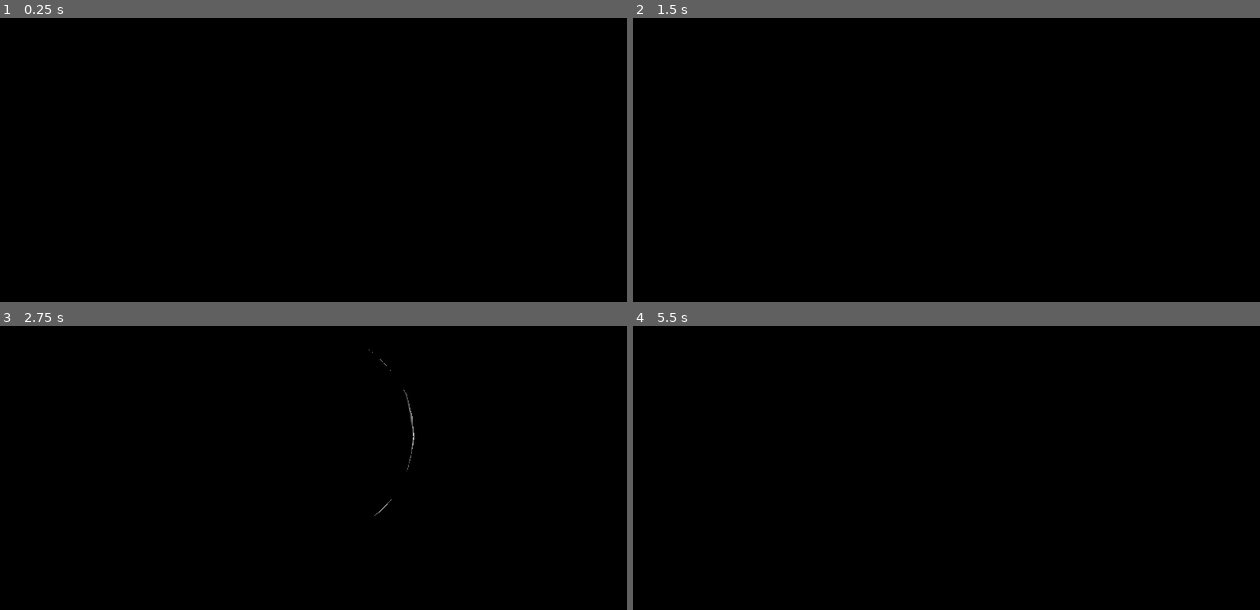
Above: before the commit, frames 1-4 (two rows, left to right).
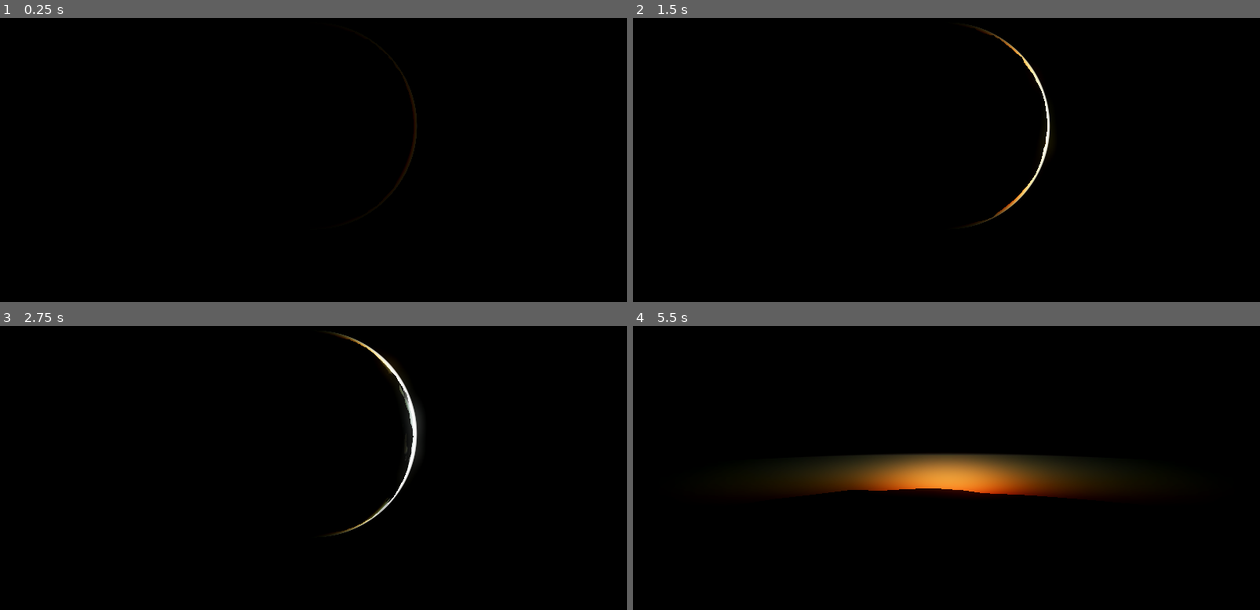
Above: after the commit, the same moments.

Repository: Dimev/Realistic-Atmosphere-Godot-and-UE4
Game: Godot game, scene res://Demo.tscn
The game is run twice, just before and just after one commit, with the same random seed, the same clock (stepped at 60 frames per second) and the same inputs.
Inputs:
- Up to frame 1 (0.25 s): no input
- Up to frame 2 (1.5 s): no input
- Up to frame 3 (2.75 s): no input
- Up to frame 4 (5.5 s): tap Enter at 3.5 s; tap Space at 4.25 s

The runs differ from the first frame. In frame 1, 0.2% of the frame differs, in the area x 63-67%, y 19-59%; in frame 2, 0.4%; in frame 3, 0.8%; in frame 4, 6.5%, in the area x 22-78%, y 45-61%.

Commit message:
Changes for godot 4.0

Diff:
--- a/godot/Atmosphere Showcase/Atmosphere/atmosphere_v2.gdshader
+++ b/godot/Atmosphere Showcase/Atmosphere/atmosphere_v2.gdshader
@@ -1,6 +1,8 @@
 shader_type spatial;
 render_mode blend_mix, depth_test_disabled, unshaded;
 
+uniform sampler2D DEPTH_TEXTURE: hint_depth_texture, filter_linear_mipmap;
+// Parameters
 uniform vec3 light_intensity = vec3(20.0); // how bright the light is, affects the brightness of the atmosphere
 uniform float planet_radius = 26.0; // the radius of the planet
 uniform float atmo_radius = 32.0; // the radius of the atmosphere
--- a/godot/Atmosphere Showcase/Atmosphere/legacy_atmosphere.gdshader
+++ b/godot/Atmosphere Showcase/Atmosphere/legacy_atmosphere.gdshader
@@ -1,6 +1,7 @@
 shader_type spatial;
-render_mode depth_test_disable, blend_add, unshaded;
+render_mode depth_test_disabled, blend_add, unshaded;
 
+uniform sampler2D DEPTH_TEXTURE: hint_depth_texture, filter_linear_mipmap;
 // the parameters
 uniform float planet_radius = 20.0;					// how big the planet is
 uniform float atmo_radius = 30.0; 					// how big the atmosphere is
--- a/godot/Atmosphere Showcase/Demo.tscn
+++ b/godot/Atmosphere Showcase/Demo.tscn
@@ -9,19 +9,19 @@
 [sub_resource type="ShaderMaterial" id="1"]
 render_priority = 0
 shader = ExtResource("2")
-shader_param/atmo_radius = 25.0
-shader_param/beta_ambient = Vector3(0, 0, 0)
-shader_param/beta_e = -1.0
-shader_param/beta_mie = Vector3(1, 1, 1)
-shader_param/beta_ray = Vector3(1, 2, 4)
-shader_param/density_multiplier = 1.0
-shader_param/g = 0.8
-shader_param/height_mie = 0.25
-shader_param/height_ray = 0.5
-shader_param/light_intensity = Vector3(20, 20, 20)
-shader_param/planet_radius = 20.0
-shader_param/steps_i = 32
-shader_param/steps_l = 8
+shader_parameter/light_intensity = Vector3(20, 20, 20)
+shader_parameter/planet_radius = 20.0
+shader_parameter/atmo_radius = 25.0
+shader_parameter/beta_ray = Vector3(1, 2, 4)
+shader_parameter/beta_mie = Vector3(1, 1, 1)
+shader_parameter/beta_ambient = Vector3(0, 0, 0)
+shader_parameter/beta_e = -1.0
+shader_parameter/g = 0.8
+shader_parameter/height_ray = 0.5
+shader_parameter/height_mie = 0.25
+shader_parameter/density_multiplier = 1.0
+shader_parameter/steps_i = 32
+shader_parameter/steps_l = 8
 
 [sub_resource type="BoxMesh" id="2"]
 material = SubResource("1")
@@ -31,7 +31,7 @@
 [sub_resource type="ShaderMaterial" id="3"]
 render_priority = 0
 shader = ExtResource("3")
-shader_param/terrain_scale = 0.8
+shader_parameter/terrain_scale = 0.8
 
 [sub_resource type="SphereMesh" id="4"]
 material = SubResource("3")
Not shown, changed: godot/Atmosphere Showcase/icon.png.import
